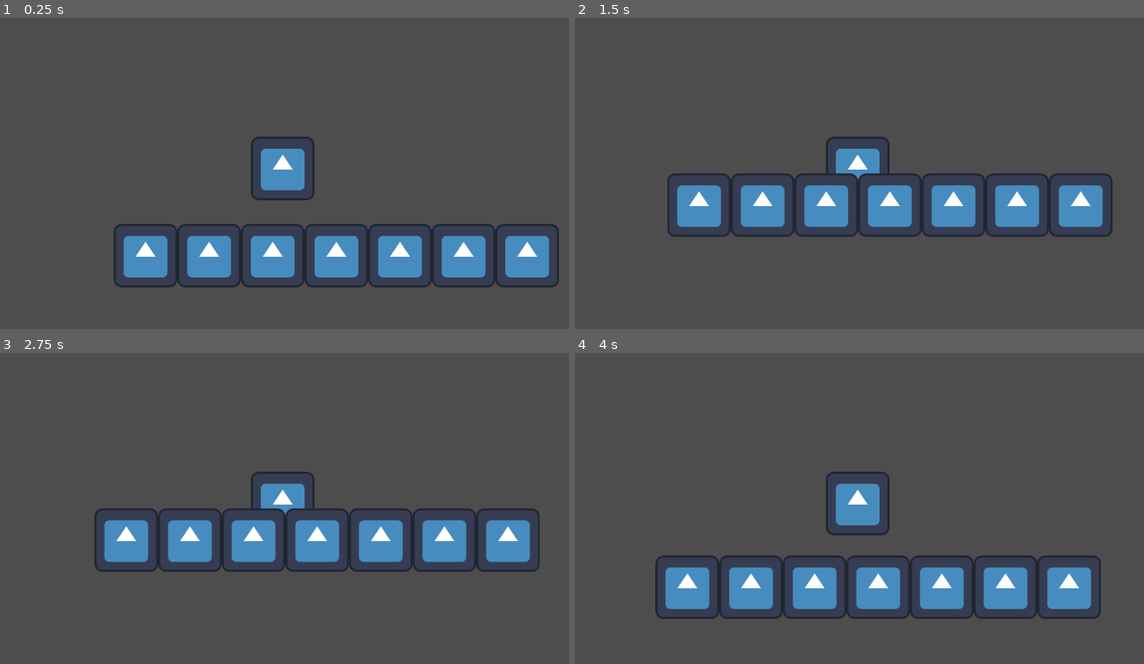
Above: before the commit, frames 1-4 (two rows, left to right).
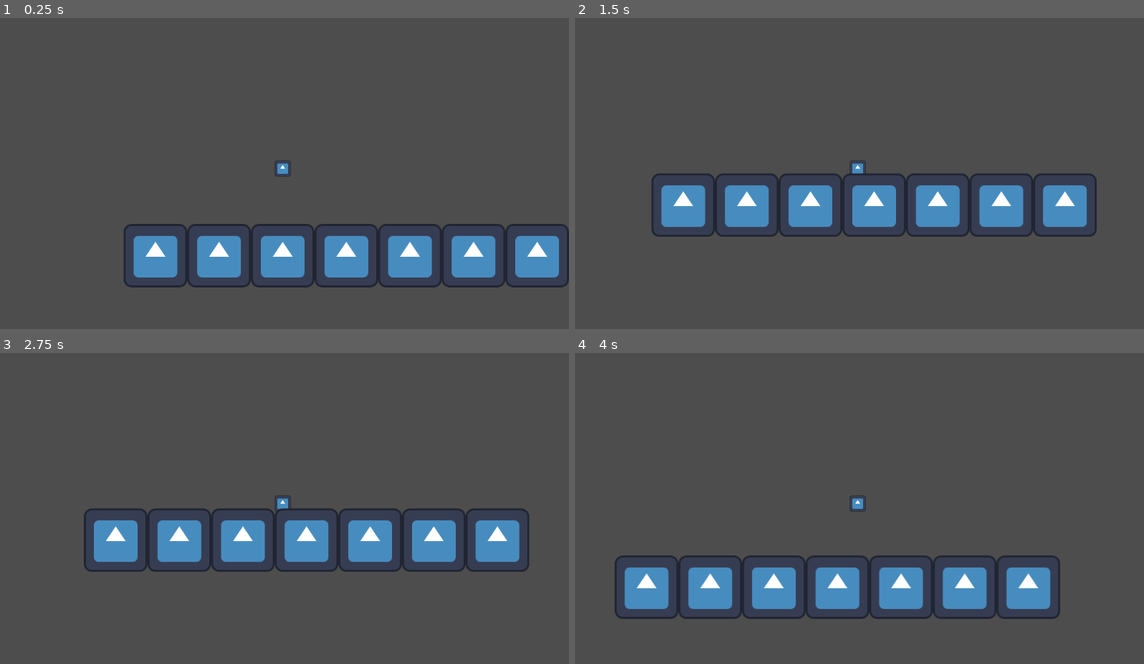
Above: after the commit, the same moments.

Repository: bsu-cs315/Dont-Catch-Your_Breath
Game: Godot game, scene res://environment/room_one.tscn
The game is run twice, just before and just after one commit, with the same random seed, the same clock (stepped at 60 frames per second) and the same inputs. The engine's default icon, where the game draws it, is replaced by a stand-in: a white triangle on a blue panel in a dark square.
Inputs (mouse positions are in pixels of both pictures, inside the frame that each line leads up to):
- Up to frame 1 (0.25 s): no input
- Up to frame 2 (1.5 s): move the mouse to (984, 151) at 0.52 s; hold Right (ui_right) from 0.53 s (still down); click (984, 151) at 0.67 s; tap Space (jump) at 0.77 s; move the mouse to (745, 185) at 1.27 s
- Up to frame 3 (2.75 s): tap Space (jump) at 1.52 s; move the mouse to (341, 433) at 2.02 s; release Right (ui_right) at 2.03 s; hold Left (ui_left) from 2.03 s (still down)
- Up to frame 4 (4 s): move the mouse to (831, 567) at 2.77 s; release Left (ui_left) at 2.78 s; hold Right (ui_right) from 2.78 s (still down); click (831, 567) at 2.92 s; tap Space (jump) at 3.02, 3.77 s; move the mouse to (1030, 552) at 3.52 s

The runs differ from the first frame. In frame 1, 7.1% of the frame differs, in the area x 20-100%, y 38-87%; in frame 2, 8.2%; in frame 3, 6.6%; in frame 4, 11%, in the area x 6-93%, y 38-86%.

Commit message:
Fix issue where enemies wouldn't die from grapple.

Diff:
--- a/player_characters/player_character_one/chain/chain.tscn
+++ b/player_characters/player_character_one/chain/chain.tscn
@@ -1,7 +1,8 @@
-[gd_scene load_steps=5 format=3 uid="uid://ch635emff8osj"]
+[gd_scene load_steps=6 format=3 uid="uid://ch635emff8osj"]
 
 [ext_resource type="Script" path="res://player_characters/player_character_one/chain/chain.gd" id="1_csw44"]
-[ext_resource type="Texture2D" uid="uid://bjdk2qfb54ptd" path="res://icon.svg" id="2_yttp5"]
+[ext_resource type="Texture2D" uid="uid://c8ytd3ut1p2w" path="res://player_characters/player_character_one/chain/chain.png" id="2_f88ys"]
+[ext_resource type="Texture2D" uid="uid://c2uuyxvsnvx7c" path="res://player_characters/player_character_one/chain/hook.png" id="3_koiwa"]
 
 [sub_resource type="CircleShape2D" id="CircleShape2D_lc37p"]
 
@@ -11,17 +12,30 @@
 script = ExtResource("1_csw44")
 
 [node name="links" type="Sprite2D" parent="."]
-texture = ExtResource("2_yttp5")
+texture_repeat = 2
+scale = Vector2(0.5, 1)
+texture = ExtResource("2_f88ys")
+centered = false
+offset = Vector2(-16, 5)
+region_enabled = true
+region_rect = Rect2(0, 0, 32, 360)
 
 [node name="tip" type="CharacterBody2D" parent="."]
+collision_layer = 4
 
 [node name="hook" type="Sprite2D" parent="tip"]
-texture = ExtResource("2_yttp5")
+texture = ExtResource("3_koiwa")
 
 [node name="collision" type="CollisionShape2D" parent="tip"]
+position = Vector2(0, 3)
+scale = Vector2(0.25, 0.25)
 shape = SubResource("CircleShape2D_lc37p")
 
-[node name="area" type="Area2D" parent="tip"]
+[node name="area" type="CharacterBody2D" parent="tip"]
+collision_layer = 4
+collision_mask = 0
 
 [node name="collision" type="CollisionShape2D" parent="tip/area"]
+position = Vector2(0, 6)
+scale = Vector2(1.2, 1.2)
 shape = SubResource("CircleShape2D_qd63n")
--- a/player_characters/player_character_one/player_character_one.gd
+++ b/player_characters/player_character_one/player_character_one.gd
@@ -1,7 +1,7 @@
 extends CharacterBody2D
 
 const JUMP_FORCE = 800
-const MOVE_SPEED = 30
+const MOVE_SPEED = 100
 const GRAVITY = 50
 const MAX_SPEED = 2000
 const FRICTION_AIR = 0.95
--- a/player_characters/player_character_one/player_character_one.tscn
+++ b/player_characters/player_character_one/player_character_one.tscn
@@ -7,11 +7,13 @@
 [sub_resource type="RectangleShape2D" id="RectangleShape2D_fbkf3"]
 
 [node name="player_character_one" type="CharacterBody2D"]
+collision_layer = 2
 script = ExtResource("1_tdidt")
 
 [node name="camera" type="Camera2D" parent="."]
 
 [node name="sprite" type="Sprite2D" parent="."]
+scale = Vector2(0.25, 0.25)
 texture = ExtResource("2_sdatt")
 
 [node name="CollisionShape2D" type="CollisionShape2D" parent="."]
--- a/project.godot
+++ b/project.godot
@@ -22,3 +22,9 @@
 "events": [Object(InputEventKey,"resource_local_to_scene":false,"resource_name":"","device":-1,"window_id":0,"alt_pressed":false,"shift_pressed":false,"ctrl_pressed":false,"meta_pressed":false,"pressed":false,"keycode":0,"physical_keycode":32,"key_label":0,"unicode":32,"echo":false,"script":null)
 ]
 }
+
+[layer_names]
+
+2d_physics/layer_1="ground"
+2d_physics/layer_2="player"
+2d_physics/layer_3="hook"
Binary file added: player_characters/player_character_one/chain/chain.png
Not shown, added: player_characters/player_character_one/chain/chain.png.import
Binary file added: player_characters/player_character_one/chain/hook.png
Not shown, added: player_characters/player_character_one/chain/hook.png.import
